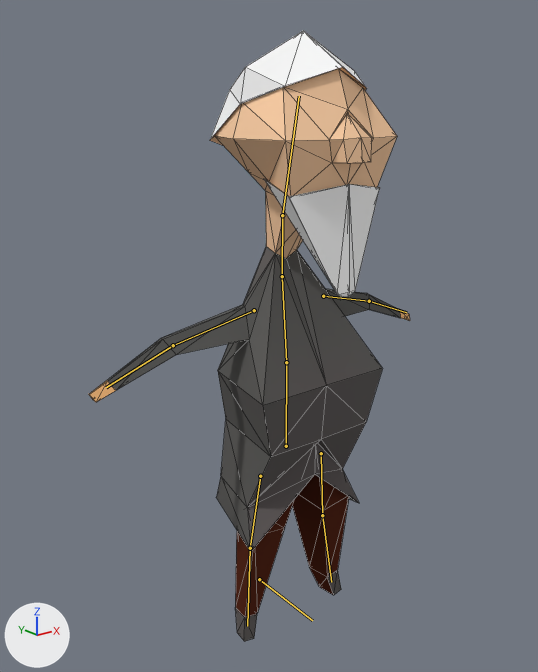
One commit to the Blender file TheOvercoat/Assets/Models(blend)/Karakterler/armature1.blend: the scene before it, then after it.
Before and after are seen from a 50 mm camera at (-1.445, -1.665, 1.707) aimed at (-0.066, 0.058, 1.018). The lights are fixed; the arrows at lower left show +X, +Y and +Z. The bones that bend it are drawn over the model as lines. Mesh edges are drawn as thin lines.
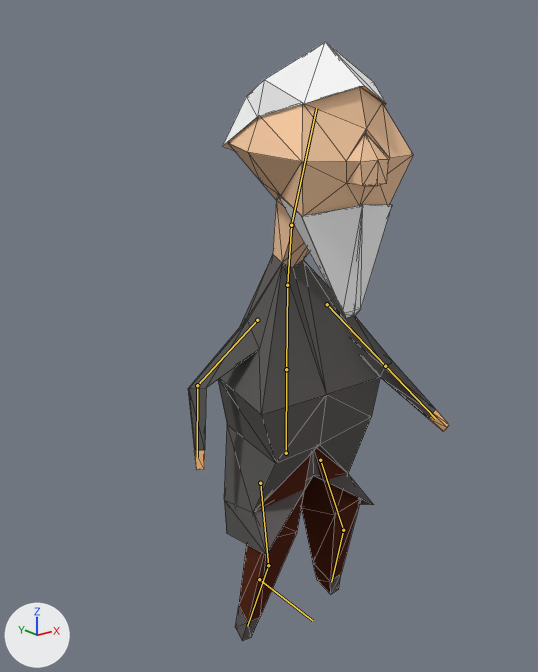
The newer file adds an action. The first version stands in its rest pose; the second is drawn at frame 29 of the action 'Spill'.

The change in detail:
Bone 'Torso' (bone_torso) moves from (0.0, 0.0, 0.0) to (0.0, -0.036, 0.0).
Bone 'Chest' (bone_chest) turns from (0, 0, 0) to (5, 0, 0) degrees about its own x, y and z.
Bone 'HandIK.R' (bone_handik_r) moves from (0.0, 0.0, 0.0) to (0.321, -0.29, -0.81).
Bone 'ArmIK.R' (bone_armik_r) moves from (0.0, 0.0, 0.0) to (-0.716, 0.264, -0.693).
Bone 'LegIK.R' (bone_legik_r) moves from (0.0, 0.0, 0.0) to (-0.043, -1.497, 0.018).
Bone 'HandIK.L' (bone_handik_l) moves from (0.0, 0.0, 0.0) to (0.315, -0.161, -0.509).
Bone 'LegIK.L' (bone_legik_l) moves from (0.0, 0.0, 0.0) to (-0.016, -1.497, 0.044).

Boxes (x1, y1, x2, y2) around the edits, measured in the pictures (538 x 672 px):
'Cube.000', posed (19% narrower)
    before: (89, 31, 410, 642)
    after: (188, 42, 449, 641)
bone 'Torso', root to tip
    before: (286, 446) to (286, 362)
    after: (286, 453) to (286, 369)
bone 'Chest', root to tip
    before: (286, 362) to (282, 276)
    after: (286, 369) to (287, 285)
